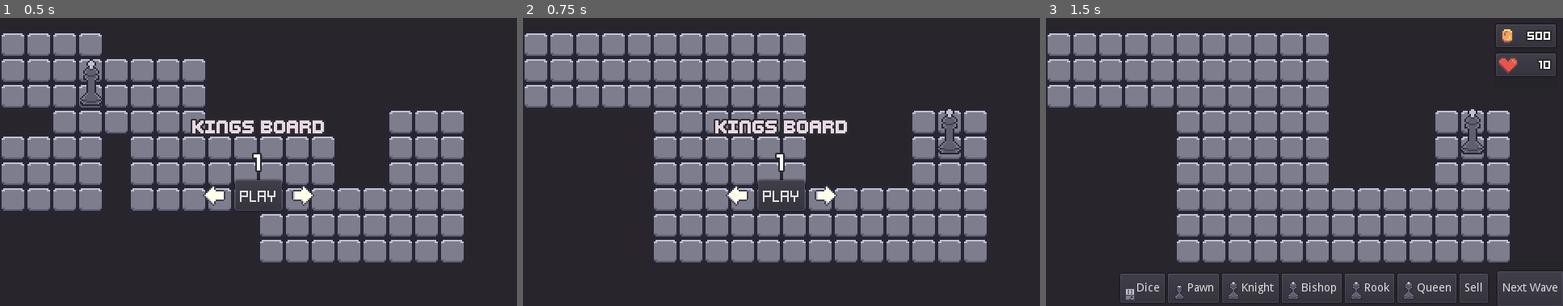
Above: before the commit, frames 1-3 (left to right).
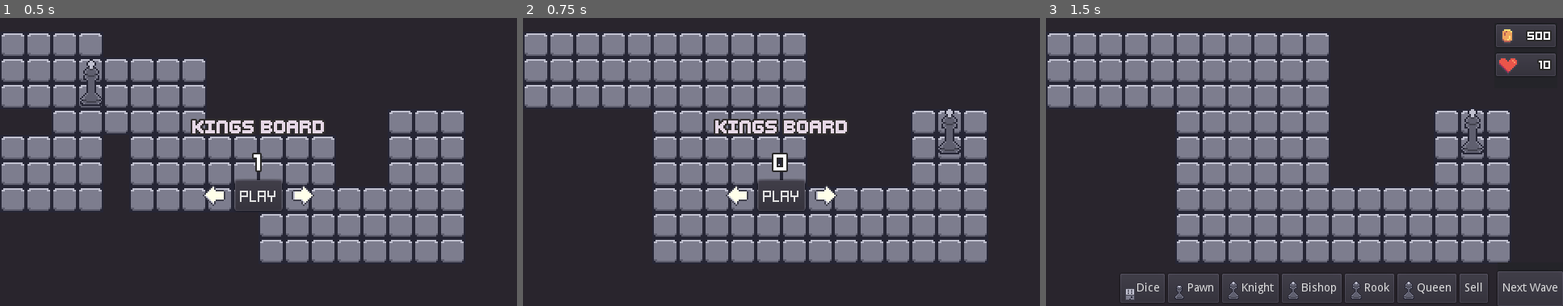
Above: after the commit, the same moments.

Repository: PetTurtle/LudumDare46
Game: Godot game, scene res://scenes/Game.tscn
Two runs of this game, one before a commit and one after it. Both use one fixed random seed, a clock stepped at 60 frames per second and the inputs below.
Inputs (mouse positions are in pixels of both pictures, inside the frame that each line leads up to):
- Up to frame 1 (0.5 s): no input
- Up to frame 2 (0.75 s): click (734, 193) at 0.5 s
- Up to frame 3 (1.5 s): click "Play" at 1.25 s

Frame 1 is identical in both runs. In frame 2, 0.2% of the frame differs, in the area x 48-52%, y 46-54%; in frame 3, nothing differs.

Commit message:
level label now updates

Diff:
--- a/src/script_ui/MenuPanel.gd
+++ b/src/script_ui/MenuPanel.gd
@@ -4,6 +4,7 @@
 onready var left_button : Button = $LevelPanel/HBox/LeftButton
 onready var right_button : Button = $LevelPanel/HBox/RightButton
 onready var play_button : Button = $LevelPanel/HBox/PlayButton
+onready var level_label : Label = $LevelPanel/LevelLabel
 
 var game_manager : GameManager
 func _ready():
@@ -14,9 +15,11 @@
 
 func next_level():
 	game_manager.next_map()
+	level_label.text = String(game_manager.get_map_index())
 
 func prev_level():
 	game_manager.prev_map()
+	level_label.text = String(game_manager.get_map_index())
 
 func show_panel(value : bool):
 	visible = value
--- a/src/scripts/GameManager.gd
+++ b/src/scripts/GameManager.gd
@@ -47,6 +47,9 @@
 	map_index = (map_index - 1) % maps.size()
 	game.load_map(maps[map_index])
 
+func get_map_index() -> int:
+	return map_index + 1
+
 func damage_king():
 	lives -= 1
 	emit_signal("king_damaged", lives)
